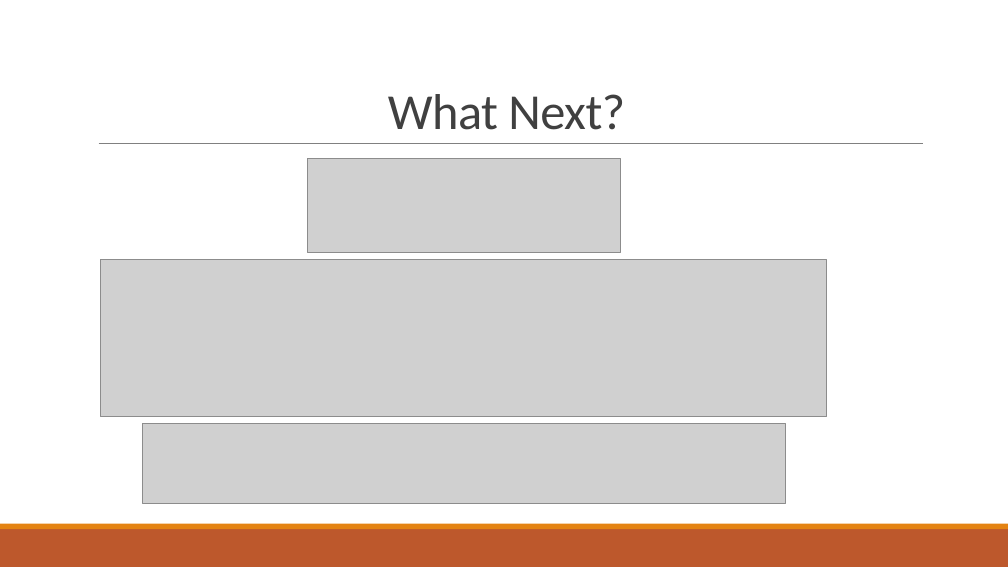
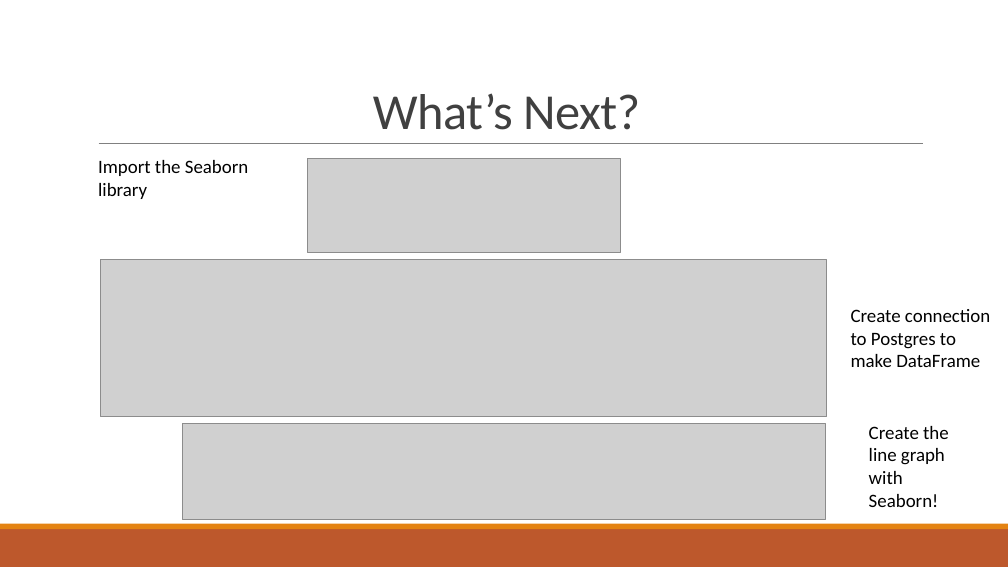
Before and after one commit to DKogge/airport, a slide deck: slide 10 of Airline_OnTime_performance_Stats.pptx. Drawn at 1008x567 pixels with LibreOffice and Linux fonts; fonts in the diff are those of the drawing; grey boxes stand for pictures. Boxes give left, top, right and bottom in pixels: in the first picture for what was removed or moved away, otherwise in the second. Text is boxed around its words. In the diff, an @@ line names an element or a change of style, - is before the commit and + after.

```diff
--- a/Airline_OnTime_performance_Stats.pptx
+++ b/Airline_OnTime_performance_Stats.pptx
@@ title at (373, 93, 640, 130): text changed @@
-What Next?
+What’s Next?
@@ text added at (98, 160, 248, 199), 18 pt, text #000000 @@
+Import the Seaborn library
@@ text added at (851, 309, 990, 367), 18 pt, text #000000 @@
+Create connection to Postgres to make DataFrame
@@ picture: place and size @@
-picture at (142, 423, 785, 504)
+picture at (182, 424, 825, 520)
@@ text added at (869, 426, 949, 507), 18 pt, text #000000 @@
+Create the line graph with Seaborn!
```
Also in this commit, not shown: 1 other slide changed.
